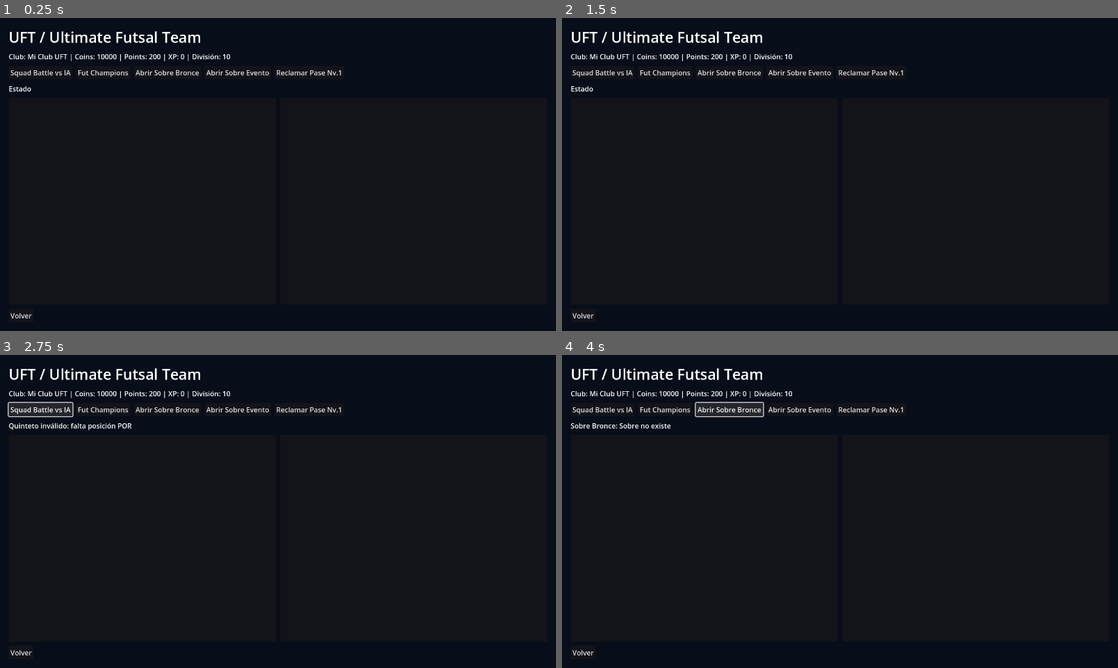
Above: before the commit, frames 1-4 (two rows, left to right).
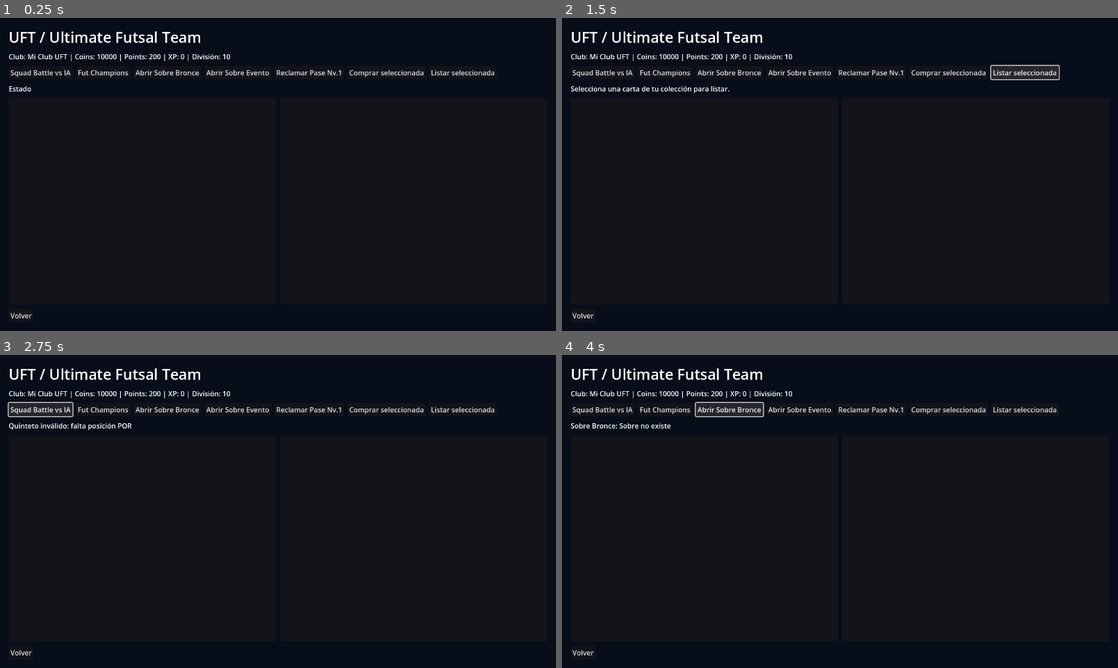
Above: after the commit, the same moments.

Repository: tenemostuseguro/uft27
Game: Godot game, scene res://scenes/UFTMenu2D.tscn
Same seed, same stepped clock (60 frames per second), same inputs: the game is played once before the commit and once after it. This scene is started directly instead of the project's main scene.
Inputs (mouse positions are in pixels of both pictures, inside the frame that each line leads up to):
- Up to frame 1 (0.25 s): no input
- Up to frame 2 (1.5 s): click (951, 71) at 0.5 s, where only the run after the commit has a clickable "Comprar seleccionada"; click (1023, 71) at 1.25 s, where only the run after the commit has a clickable "Listar seleccionada"
- Up to frame 3 (2.75 s): click "Squad Battle vs IA" at 2 s
- Up to frame 4 (4 s): click "Fut Champions" at 2.75 s; click "Abrir Sobre Bronce" at 3.5 s

The runs differ from the first frame. In frame 1, 0.3% of the frame differs, in the area x 62-89%, y 16-19%; in frame 2, 1.0%, in the area x 1-90%, y 14-24%; in frame 3, 0.3%; in frame 4, 0.3%.

Commit message:
Implement in-game player market flow and flatten card stats

Diff:
--- a/godot-futsal/scenes/UFTMenu2D.tscn
+++ b/godot-futsal/scenes/UFTMenu2D.tscn
@@ -63,6 +63,14 @@
 layout_mode = 2
 text = "Reclamar Pase Nv.1"
 
+[node name="BuyMarket" type="Button" parent="Margin/VBox/Buttons"]
+layout_mode = 2
+text = "Comprar seleccionada"
+
+[node name="ListSelected" type="Button" parent="Margin/VBox/Buttons"]
+layout_mode = 2
+text = "Listar seleccionada"
+
 [node name="Status" type="Label" parent="Margin/VBox"]
 layout_mode = 2
 text = "Estado"
--- a/godot-futsal/scripts/uft_manager.gd
+++ b/godot-futsal/scripts/uft_manager.gd
@@ -159,23 +159,21 @@
 	var player: Dictionary = base_players.get(str(card.get("player_id", "")), {})
 	var is_gk := str(player.get("main_position", "")) == "POR"
 	if is_gk:
-		var s: Dictionary = card.get("gk_substats", {})
 		return {
-			"reflejos": _avg([s.get("reaction", 0), s.get("reflejos_cortos", 0), s.get("rebotes", 0)]),
-			"parada": _avg([s.get("paradas_cercanas", 0), s.get("blocaje", 0), s.get("desvio", 0), s.get("paradas_media", 0)]),
-			"uno_vs_uno": _avg([s.get("achique", 0), s.get("timing_salida", 0), s.get("cobertura_corporal", 0), s.get("lectura_atacante", 0)]),
-			"colocacion": _avg([s.get("posicionamiento", 0), s.get("lectura_jugada", 0), s.get("segundo_palo", 0), s.get("ajuste_lateral", 0)]),
-			"juego_pies": _avg([s.get("pase_corto", 0), s.get("control", 0), s.get("pase_largo", 0), s.get("decision", 0)]),
-			"fisico": _avg([s.get("explosividad", 0), s.get("agilidad", 0), s.get("resistencia", 0), s.get("elasticidad", 0)])
+			"reflejos": _card_stat(card, "gk_reflejos", "gk_substats", "reaction"),
+			"parada": _card_stat(card, "gk_parada", "gk_substats", "paradas_cercanas"),
+			"uno_vs_uno": _card_stat(card, "gk_uno_vs_uno", "gk_substats", "achique"),
+			"colocacion": _card_stat(card, "gk_colocacion", "gk_substats", "posicionamiento"),
+			"juego_pies": _card_stat(card, "gk_juego_pies", "gk_substats", "pase_corto"),
+			"fisico": _card_stat(card, "gk_fisico", "gk_substats", "explosividad")
 		}
-	var f: Dictionary = card.get("field_substats", {})
 	return {
-		"ritmo": _avg([f.get("aceleracion_corta", 0), f.get("velocidad_punta", 0), f.get("cambio_ritmo", 0), f.get("agilidad_lateral", 0), f.get("recuperacion_sprint", 0)]),
-		"regate": _avg([f.get("regate_corto", 0), f.get("conduccion_cerrada", 0), f.get("finta_tecnica", 0), f.get("giro_con_balon", 0), f.get("proteccion_balon", 0), f.get("salida_presion", 0)]),
-		"pase": _avg([f.get("pase_corto", 0), f.get("pase_primertoque", 0), f.get("pase_rapido", 0), f.get("vision", 0), f.get("pase_filtrado", 0), f.get("pase_presion", 0)]),
-		"tiro": _avg([f.get("definicion_corta", 0), f.get("potencia_tiro", 0), f.get("colocacion", 0), f.get("tiro_rapido", 0), f.get("puntera", 0), f.get("volea", 0), f.get("tiro_movimiento", 0)]),
-		"defensa": _avg([f.get("marcaje", 0), f.get("anticipacion", 0), f.get("robo", 0), f.get("intercepcion", 0), f.get("cobertura", 0), f.get("presion_def", 0), f.get("temporizacion", 0)]),
-		"fisico": _avg([f.get("resistencia", 0), f.get("explosividad", 0), f.get("equilibrio", 0), f.get("fuerza_choque", 0), f.get("resistencia_contacto", 0), f.get("recuperacion", 0)])
+		"ritmo": _card_stat(card, "pace", "main_stats", "pace"),
+		"regate": _card_stat(card, "dribbling", "main_stats", "dribbling"),
+		"pase": _card_stat(card, "passing", "main_stats", "passing"),
+		"tiro": _card_stat(card, "shooting", "main_stats", "shooting"),
+		"defensa": _card_stat(card, "defense", "main_stats", "defense"),
+		"fisico": _card_stat(card, "physical", "main_stats", "physical")
 	}
 
 func compute_card_ovr(card: Dictionary) -> int:
@@ -436,3 +434,11 @@
 	for value in values:
 		total += float(value)
 	return clamp(total / float(values.size()), 1.0, 120.0)
+
+func _card_stat(card: Dictionary, flat_key: String, legacy_parent: String, legacy_key: String) -> float:
+	if card.has(flat_key):
+		return clamp(float(card.get(flat_key, 1)), 1.0, 120.0)
+	var legacy: Variant = card.get(legacy_parent, {})
+	if legacy is Dictionary:
+		return clamp(float(legacy.get(legacy_key, 1)), 1.0, 120.0)
+	return 1.0
--- a/godot-futsal/scripts/uft_menu_2d.gd
+++ b/godot-futsal/scripts/uft_menu_2d.gd
@@ -8,12 +8,17 @@
 @onready var collection_list: ItemList = $Margin/VBox/Row/Collection
 @onready var market_list: ItemList = $Margin/VBox/Row/Market
 
+var market_listing_ids: Array[String] = []
+var collection_card_ids: Array[String] = []
+
 func _ready() -> void:
 	var squad_btn := get_node_or_null("Margin/VBox/Buttons/SquadBattle")
 	var champs_btn := get_node_or_null("Margin/VBox/Buttons/Champions")
 	var bronze_btn := get_node_or_null("Margin/VBox/Buttons/OpenBronze")
 	var event_btn := get_node_or_null("Margin/VBox/Buttons/OpenEvent")
 	var claim_btn := get_node_or_null("Margin/VBox/Buttons/ClaimPass")
+	var buy_market_btn := get_node_or_null("Margin/VBox/Buttons/BuyMarket")
+	var list_market_btn := get_node_or_null("Margin/VBox/Buttons/ListSelected")
 	var back_btn := get_node_or_null("Margin/VBox/Buttons2/Back")
 	if squad_btn != null:
 		squad_btn.pressed.connect(_on_squad_battle_pressed)
@@ -25,8 +30,13 @@
 		event_btn.pressed.connect(_on_open_event)
 	if claim_btn != null:
 		claim_btn.pressed.connect(_on_claim_pass)
+	if buy_market_btn != null:
+		buy_market_btn.pressed.connect(_on_buy_market)
+	if list_market_btn != null:
+		list_market_btn.pressed.connect(_on_list_selected_card)
 	if back_btn != null:
 		back_btn.pressed.connect(func() -> void: get_tree().change_scene_to_file(MAIN_MENU_SCENE))
+	market_list.item_activated.connect(_on_market_item_activated)
 	_refresh()
 
 func _refresh() -> void:
@@ -37,13 +47,17 @@
 	var sum: Dictionary = uft.get_summary()
 	summary_label.text = "Club: %s | Coins: %d | Points: %d | XP: %d | División: %d" % [str(sum.get("club_name", "")), int(sum.get("coins", 0)), int(sum.get("points", 0)), int(sum.get("season_xp", 0)), int(sum.get("division", 10))]
 	collection_list.clear()
+	collection_card_ids.clear()
 	for card in uft.get_collection_cards():
 		var player: Dictionary = card.get("player", {})
+		collection_card_ids.append(str(card.get("card_id", "")))
 		collection_list.add_item("%s (%s) OVR %d [%s]" % [str(player.get("name", "?")), str(player.get("main_position", "")), int(card.get("ovr", 0)), str(card.get("card_type", ""))])
 	market_list.clear()
+	market_listing_ids.clear()
 	for listing in uft.get_market_listings():
 		var card: Dictionary = listing.get("card", {})
 		var player: Dictionary = card.get("player", {})
+		market_listing_ids.append(str(listing.get("listing_id", "")))
 		market_list.add_item("%s - %d coins" % [str(player.get("name", "?")), int(listing.get("price", 0))])
 
 func _on_squad_battle_pressed() -> void:
@@ -87,3 +101,43 @@
 		status = str(result.get("error", "error"))
 	status_label.text = "Pase: %s" % status
 	_refresh()
+
+func _on_buy_market() -> void:
+	var index := market_list.get_selected_items()
+	if index.is_empty():
+		status_label.text = "Selecciona una carta del mercado para comprar."
+		return
+	_buy_market_listing_at(index[0])
+
+func _on_market_item_activated(index: int) -> void:
+	_buy_market_listing_at(index)
+
+func _buy_market_listing_at(index: int) -> void:
+	if index < 0 or index >= market_listing_ids.size():
+		status_label.text = "Oferta inválida."
+		return
+	var listing_id := market_listing_ids[index]
+	var result: Dictionary = get_node("/root/UFTManager").buy_market_listing(listing_id)
+	if result.get("ok", false):
+		status_label.text = "Compra realizada: %s" % str(result.get("card_id", ""))
+	else:
+		status_label.text = "Compra fallida: %s" % str(result.get("error", "error"))
+	_refresh()
+
+func _on_list_selected_card() -> void:
+	var selected := collection_list.get_selected_items()
+	if selected.is_empty():
+		status_label.text = "Selecciona una carta de tu colección para listar."
+		return
+	var index := int(selected[0])
+	if index < 0 or index >= collection_card_ids.size():
+		status_label.text = "Carta inválida."
+		return
+	var card_id := collection_card_ids[index]
+	var price := int(get_node("/root/UFTManager").get_card_details(card_id).get("suggested_price", 100))
+	var result: Dictionary = get_node("/root/UFTManager").list_card_on_market(card_id, max(100, price))
+	if result.get("ok", false):
+		status_label.text = "Carta listada en el mercado."
+	else:
+		status_label.text = "No se pudo listar: %s" % str(result.get("error", "error"))
+	_refresh()
Not shown, changed: admin.php
Not shown, changed: godot-futsal/CHANGELOG.md
Not shown, changed: godot-futsal/README.md
Not shown, changed: godot-futsal/supabase/schema.sql
Not shown, added: market_admin.php
